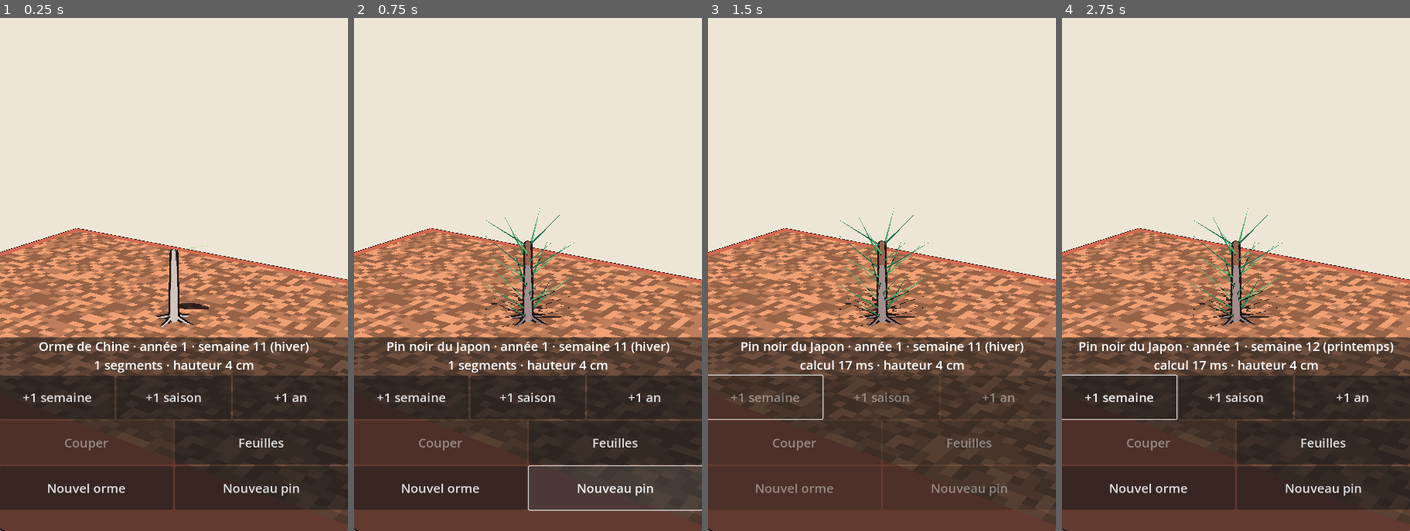
Above: before the commit, frames 1-4 (left to right).
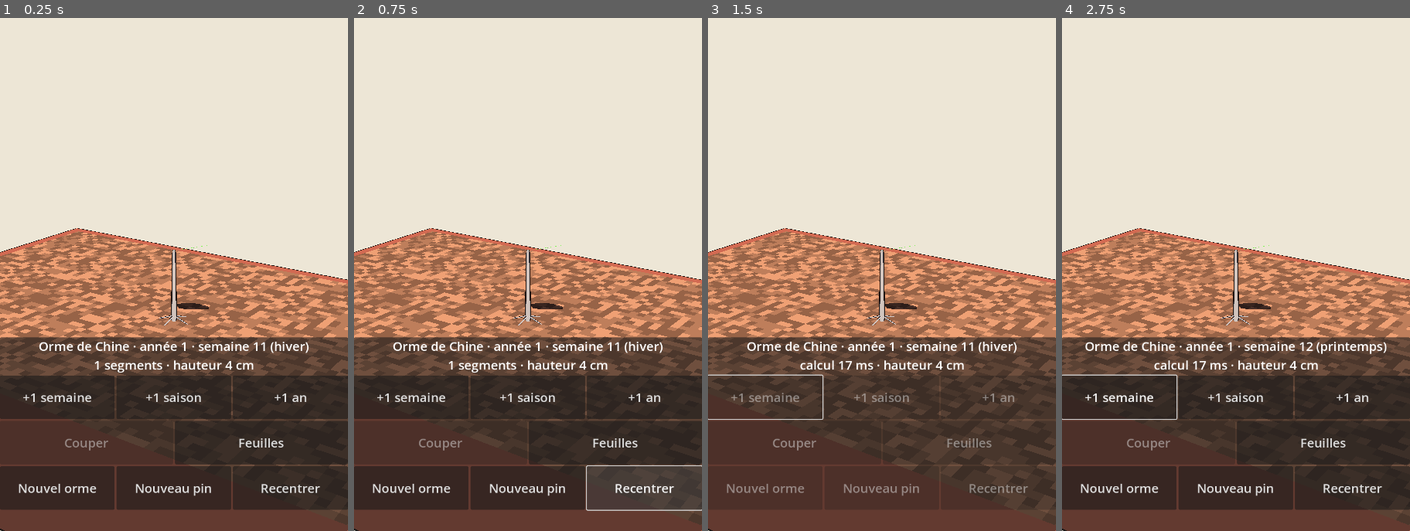
Above: after the commit, the same moments.

Repository: Ankool29/bonzai
Game: Godot game, scene res://scenes/main.tscn
Two runs of this game, one before a commit and one after it. Both use one fixed random seed, a clock stepped at 60 frames per second and the inputs below.
Inputs (mouse positions are in pixels of both pictures, inside the frame that each line leads up to):
- Up to frame 1 (0.25 s): no input
- Up to frame 2 (0.75 s): click (642, 489) at 0.5 s, where only the run after the commit has a clickable "Recentrer"
- Up to frame 3 (1.5 s): click "+1 semaine" at 1.25 s
- Up to frame 4 (2.75 s): tap Enter at 2 s; move the mouse to (1312, 192) at 2.02 s; click (1312, 192) at 2.17 s

The runs differ from the first frame. In frame 1, 1.2% of the frame differs, in the area x 5-92%, y 45-96%; in frame 2, 2.8%; in frame 3, 2.4%; in frame 4, 2.8%, in the area x 4-96%, y 37-96%.

Commit message:
Étape 9 : caméra libre (déplacement à deux doigts, double-tap, recentrer) ; rameaux plus fins, écorce plus irrégulière
Co-Authored-By: Claude Opus 5.5 <noreply@anthropic.com>
Claude-Session: https://claude.ai/code/session_01MAppfJEzF7Td7hJP7q14tM

Diff:
--- a/scripts/main.gd
+++ b/scripts/main.gd
@@ -31,6 +31,13 @@
 var tap_start := Vector2.ZERO
 var tap_moved := false
 var pinch := 0.0
+var mid := Vector2.ZERO      # milieu des deux doigts (déplacement de la vue)
+var last_tap_ms := 0
+var last_tap_pos := Vector2.ZERO
+var goal_target := Vector3.ZERO  # vers où la caméra glisse après un double-tap
+var goal_dist := 0.0
+var gliding := false
+const MIN_DIST := 0.03       # zoom au plus près : ~3 cm
 var ui_scale := 1.0
 
 var panel: PanelContainer
@@ -71,6 +78,7 @@
 	_build_ui()
 	_set_species(Species.ELM)
 	_refresh()
+	_recenter()
 
 
 ## Pot rectangulaire en terre cuite, terre d'akadama en granulés.
@@ -130,6 +138,7 @@
 	box.add_child(row3)
 	_button(row3, "Nouvel orme", func(): _new_tree(Species.ELM))
 	_button(row3, "Nouveau pin", func(): _new_tree(Species.PINE))
+	_button(row3, "Recentrer", _recenter)
 	# Chargement : une feuille qui tourne au milieu de l'écran pendant le calcul de la période.
 	loader = Polygon2D.new()
 	var pts := PackedVector2Array()
@@ -179,6 +188,12 @@
 
 
 func _process(delta: float) -> void:
+	if gliding:  # glissement doux vers le point choisi par double-tap
+		var k := 1.0 - exp(-delta * 8.0)
+		target = target.lerp(goal_target, k)
+		dist = lerpf(dist, goal_dist, k)
+		gliding = target.distance_to(goal_target) > 0.0005 or absf(dist - goal_dist) > 0.0005
+		_update_cam()
 	if task >= 0:
 		loader.rotation += delta * 4.0
 		if not WorkerThreadPool.is_task_completed(task):
@@ -208,8 +223,6 @@
 	_set_time(anim_t1)
 	_info(anim_t1)
 	_set_buttons(true)
-	target.y = maxf(0.05, sim.height() * 0.45)
-	_update_cam()
 
 
 func _set_buttons(on: bool) -> void:
@@ -249,8 +262,8 @@
 	_set_species(species)
 	selected = -1
 	layout = sim.layout
-	dist = 0.35
 	_refresh()
+	_recenter()
 
 
 ## Arbre immobile à la date actuelle (après une coupe, une sélection, un changement d'affichage).
@@ -262,8 +275,14 @@
 	_set_time(sim.week)
 	cut_btn.disabled = selected <= 0
 	_info(sim.week)
-	target.y = maxf(0.05, sim.height() * 0.45)
 	_update_cam()
+
+
+## Vue d'ensemble de l'arbre.
+func _recenter() -> void:
+	goal_target = Vector3(0, maxf(0.05, sim.height() * 0.45), 0)
+	goal_dist = maxf(0.35, sim.height() * 1.6)
+	gliding = true
 
 
 func _info(time: float) -> void:
@@ -298,27 +317,48 @@
 			else:
 				tap_moved = true
 				pinch = _pinch_len()
+				var p: Array = touches.values()
+				mid = (p[0] + p[1]) * 0.5
 		elif touches.has(ev.index):
 			touches.erase(ev.index)
 			if touches.is_empty() and not tap_moved:
-				_select_at(ev.position)
+				var now := Time.get_ticks_msec()
+				if now - last_tap_ms < 350 and ev.position.distance_to(last_tap_pos) < 40.0 * ui_scale:
+					_focus_at(ev.position)  # double-tap : on va voir ce point de près
+					last_tap_ms = 0
+				else:
+					_select_at(ev.position)
+					last_tap_ms = now
+					last_tap_pos = ev.position
+			elif touches.size() == 1:
+				pinch = 0.0
 	elif ev is InputEventScreenDrag and touches.has(ev.index):
 		touches[ev.index] = ev.position
 		if ev.position.distance_to(tap_start) > 12.0 * ui_scale:
 			tap_moved = true
 		if touches.size() == 1 and tap_moved:
 			yaw -= ev.relative.x * 0.008
-			pitch = clampf(pitch + ev.relative.y * 0.006, -0.2, 1.4)
+			pitch = clampf(pitch + ev.relative.y * 0.006, -1.5, 1.5)  # dessus comme dessous
+			gliding = false
 			_update_cam()
 		elif touches.size() == 2:
 			var d := _pinch_len()
+			var p: Array = touches.values()
+			var m: Vector2 = (p[0] + p[1]) * 0.5
 			if pinch > 0.0 and d > 0.0:
-				dist = clampf(dist * pinch / d, 0.06, 2.0)
+				dist = clampf(dist * pinch / d, MIN_DIST, 2.0)
+				# glisser à deux doigts : le point visé suit les doigts, dans le plan de l'écran
+				var px := dist * 2.0 * tan(deg_to_rad(cam.fov * 0.5)) / get_viewport().get_visible_rect().size.y
+				var dm := m - mid
+				var bas := cam.global_transform.basis
+				target += (-bas.x * dm.x + bas.y * dm.y) * px
 			pinch = d
+			mid = m
+			gliding = false
 			_update_cam()
 	elif ev is InputEventMouseButton and ev.pressed:  # molette sur PC
 		if ev.button_index == MOUSE_BUTTON_WHEEL_UP:
-			dist = maxf(dist * 0.9, 0.06)
+			dist = maxf(dist * 0.9, MIN_DIST)
 			_update_cam()
 		elif ev.button_index == MOUSE_BUTTON_WHEEL_DOWN:
 			dist = minf(dist * 1.1, 2.0)
@@ -330,6 +370,21 @@
 	return p[0].distance_to(p[1]) if p.size() >= 2 else 0.0
 
 
+## Double-tap : la caméra glisse vers le point de branche sous le doigt et s'en rapproche.
+func _focus_at(pos: Vector2) -> void:
+	var i := _pick(pos)
+	if i < 0:
+		return
+	var s := sim.segs[i]
+	var a := cam.unproject_position(s.start)
+	var b := cam.unproject_position(s.end)
+	var p := Geometry2D.get_closest_point_to_segment(pos, a, b)
+	var u := clampf((p - a).dot(b - a) / maxf((b - a).length_squared(), 0.0001), 0.0, 1.0)
+	goal_target = s.start.lerp(s.end, u)
+	goal_dist = clampf(dist * 0.4, MIN_DIST * 2.0, 0.15)
+	gliding = true
+
+
 ## Sélectionne le segment le plus proche du doigt à l'écran.
 func _select_at(pos: Vector2) -> void:
 	if playing:  # toucher l'écran pendant l'animation : on saute à la fin
@@ -337,6 +392,12 @@
 		return
 	if task >= 0:
 		return
+	selected = _pick(pos)
+	_refresh()
+
+
+## Segment le plus proche du doigt à l'écran (-1 si aucun assez près).
+func _pick(pos: Vector2) -> int:
 	var best := -1
 	var best_d := 40.0 * ui_scale
 	for i in sim.segs.size():
@@ -351,5 +412,4 @@
 		if d < best_d:
 			best_d = d
 			best = i
-	selected = best
-	_refresh()
+	return best
--- a/scripts/tree_mesh.gd
+++ b/scripts/tree_mesh.gd
@@ -208,10 +208,10 @@
 		a = (a - d * a.dot(d)).normalized()  # transport parallèle : le tube ne se vrille pas
 		v += (pts[m] - pts[m - 1]).length()
 		an = _ring_anim(pidx[m], chain, off, seg_f)
-		var cur := _ring(pts[m], d, a, maxf(rad[m], 0.0008), v, col[m], axis_seed, an[0], an[1])
+		var cur := _ring(pts[m], d, a, maxf(rad[m], 0.0004), v, col[m], axis_seed, an[0], an[1])
 		_join(prev, cur)
 		prev = cur
-	_cap(prev, pts[-1] + d * maxf(rad[rad.size() - 1], 0.0008) * 0.6, true)
+	_cap(prev, pts[-1] + d * maxf(rad[rad.size() - 1], 0.0004) * 0.6, true)
 
 
 ## Ferme un bout de tube (pointe, coupe) par un petit cône : plus de tube creux visible.
@@ -271,9 +271,13 @@
 	for k in SIDES + 1:
 		var ang := TAU * k / SIDES
 		var nrm := a * cos(ang) + b * sin(ang)
-		# Anneaux légèrement irréguliers (bosses, méplats) qui varient doucement le long du bois ;
+		# Anneaux irréguliers (bosses, méplats, renflements) qui varient doucement le long du bois ;
 		# plus marqués sur le bois épais, nuls sur les rameaux fins.
-		var bump := 1.0 + minf(0.12, r * 8.0) * (0.6 * sin(2.0 * ang + axis_seed * 7.3 + v * 35.0) + 0.4 * sin(3.0 * ang + axis_seed * 3.1 - v * 55.0))
+		var amp := minf(0.22, r * 14.0)
+		var bump := 1.0 + amp * (0.45 * sin(2.0 * ang + axis_seed * 7.3 + v * 35.0)
+				+ 0.3 * sin(3.0 * ang + axis_seed * 3.1 - v * 55.0)
+				+ 0.15 * sin(5.0 * ang + axis_seed * 1.7 + v * 90.0)
+				+ 0.25 * sin(v * 22.0 + axis_seed * 5.0))  # renflements le long du bois
 		verts.append(c + nrm * r * bump)
 		norms.append(nrm)
 		uvs.append(Vector2(float(k) / SIDES, v))
--- a/scripts/tree_sim.gd
+++ b/scripts/tree_sim.gd
@@ -49,7 +49,7 @@
 var w_light := 0.35
 var w_up := 0.12
 var jitter := 0.12
-var tip_radius := 0.0012
+var tip_radius := 0.0006        # jeune rameau : 1,2 mm de diamètre
 var ring_area := 1.5e-6        # cerne annuel : surface ajoutée (m²) par unité de lumière captée au-dessus
 var shed_ratio := 0.04        # lumière par entre-nœud sous laquelle une branche dépérit
 var bud_life := 52 * 8        # durée de vie d'un bourgeon dormant (semaines)
--- a/shaders/outline.gdshader
+++ b/shaders/outline.gdshader
@@ -11,10 +11,12 @@
 
 void vertex() {
 	float shown = 1.0;
+	float w = width;
 	if (anim == 1) {
+		w = min(width, length(VERTEX - CUSTOM1.xyz) * 0.5);  // contour plus fin sur les jeunes rameaux
 		VERTEX = anim_wood(VERTEX, CUSTOM0, CUSTOM1, CUSTOM2, shown);
 	}
-	VERTEX += NORMAL * width * shown;
+	VERTEX += NORMAL * w * shown;
 }
 
 void fragment() {
Not shown, added: docs/ETAPE9.md
